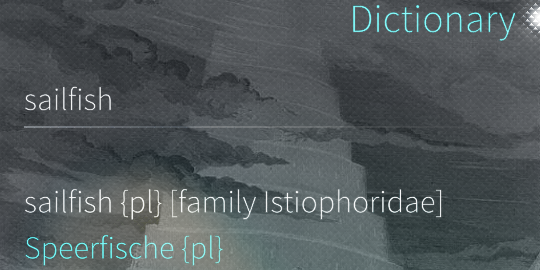
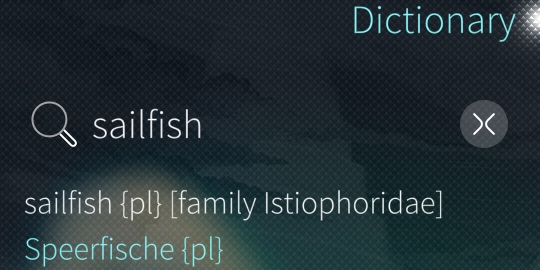
Comparing the layer stacks of the two 540 x 270 images. Changes:
"Turm": opacity 55% → 16%, blend lighten → screen, moved it above "Sreenshot" over [0, 0, 540, 270]
removed layer "Screenshot" over [0, 0, 540, 270]
renamed "Text" to "Sreenshot", blend soft light → normal, painted on it over [0, 0, 540, 270]
